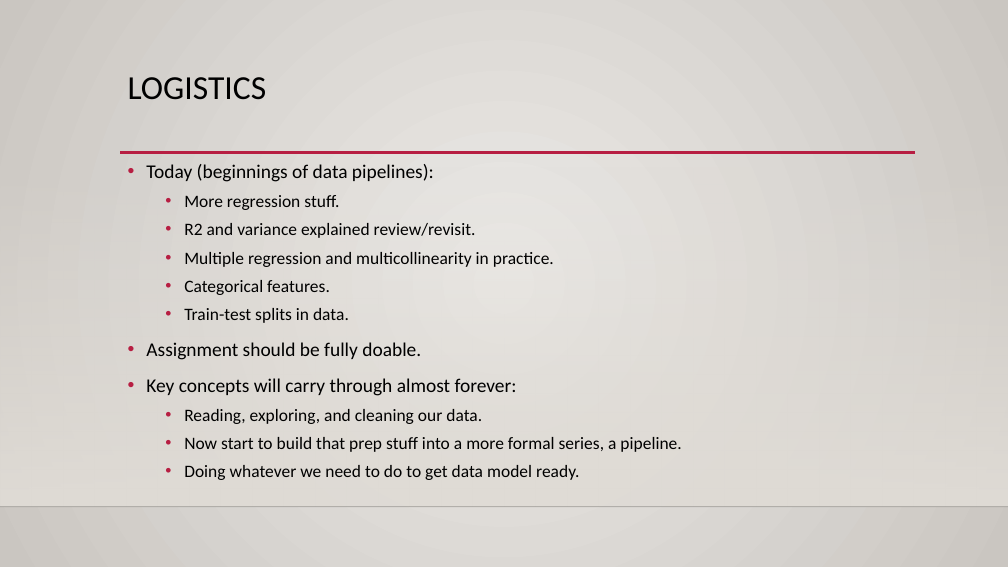
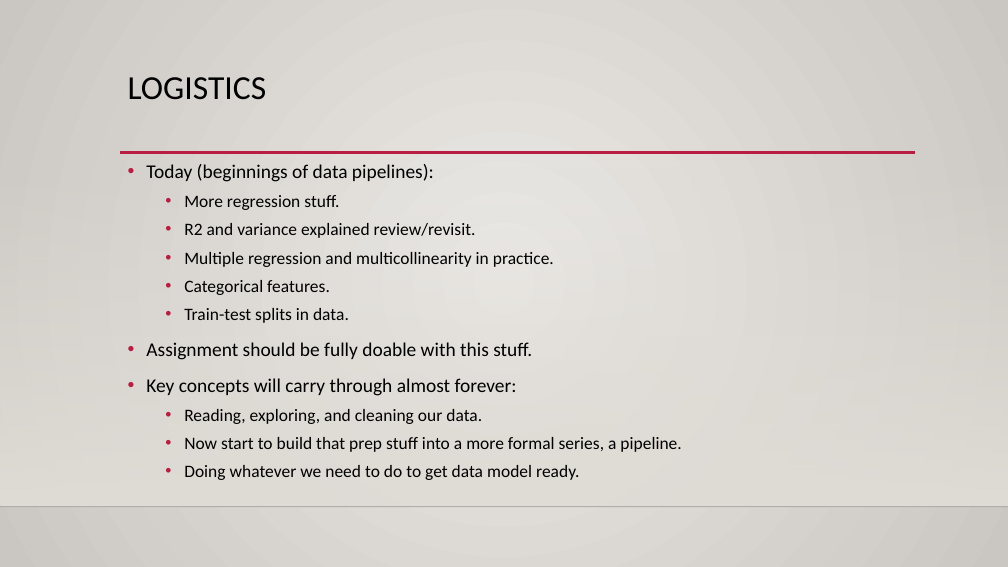
Before and after one commit to AkeemSemperDataScience/Basic_Stats_in_Python_Student_Repository, a slide deck: slide 1 of reference_material/slides/022_encoding.pptx. Drawn at 1008x567 pixels with LibreOffice and Linux fonts; fonts in the diff are those of the drawing; background and template pictures are left out. Boxes give left, top, right and bottom in pixels: in the first picture for what was removed or moved away, otherwise in the second. Text is boxed around its words. In the diff, an @@ line names an element or a change of style, - is before the commit and + after.

```diff
--- a/reference_material/slides/022_encoding.pptx
+++ b/reference_material/slides/022_encoding.pptx
@@ text at [146,342,532,360]: text changed @@
-• Assignment should be fully doable.
+• Assignment should be fully doable with this stuff.
```
Also in this commit, not shown: 10 other slides changed, 5 slides added, 22 other files.
